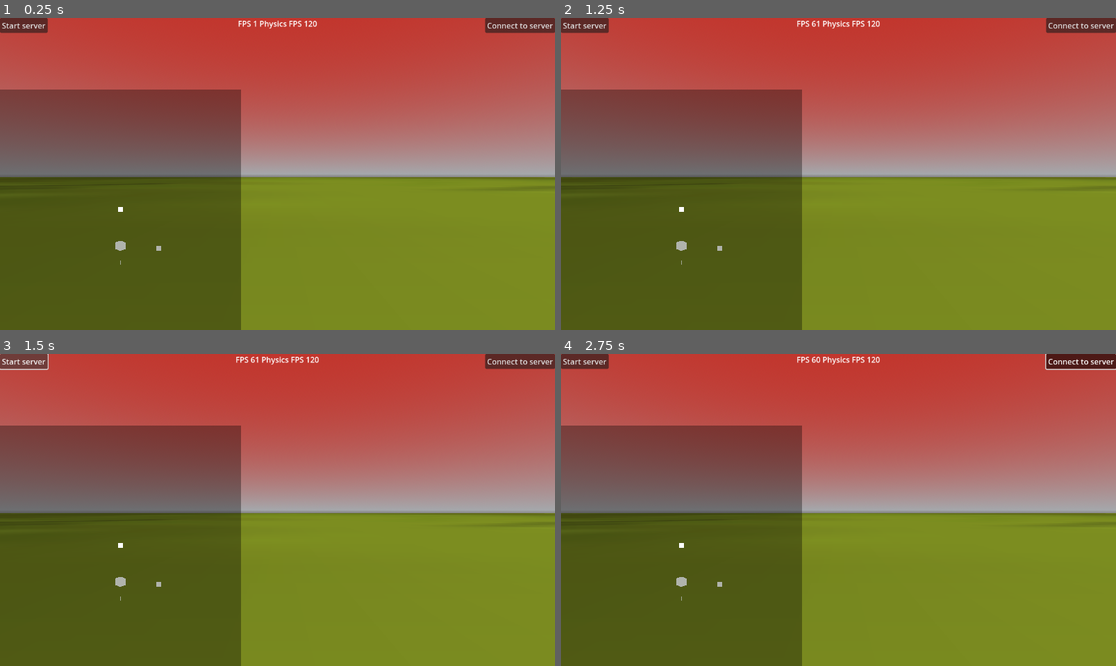
Above: before the commit, frames 1-4 (two rows, left to right).
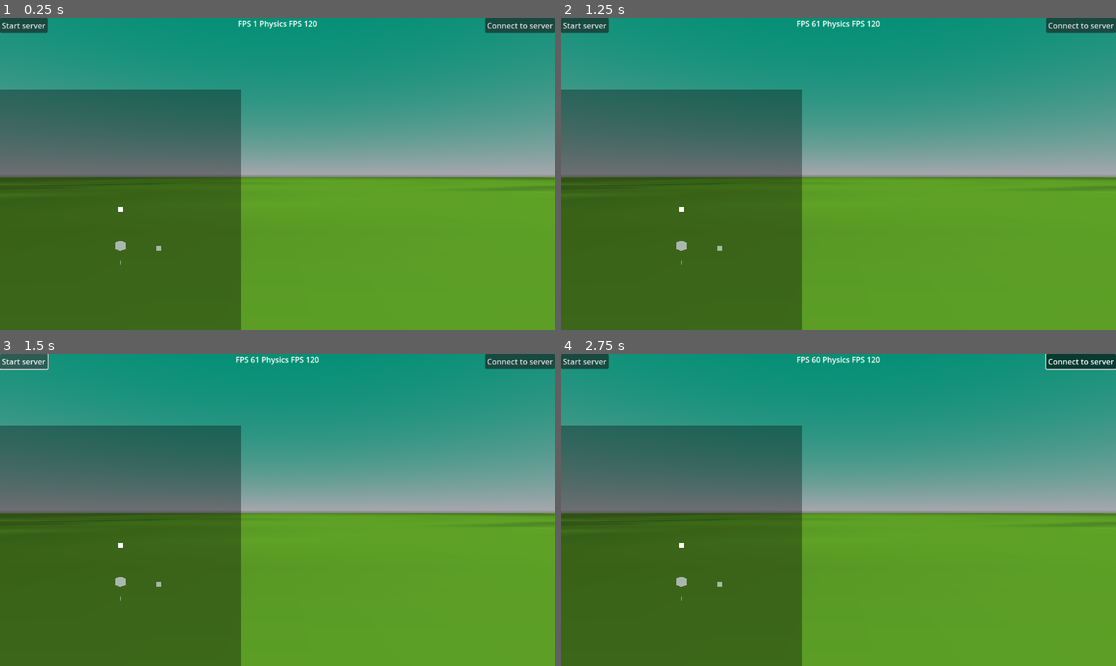
Above: after the commit, the same moments.

Repository: Gabooot/rebuild
Game: Godot game, scene res://game.tscn
Same seed, same stepped clock (60 frames per second), same inputs: the game is played once before the commit and once after it.
Inputs:
- Up to frame 1 (0.25 s): no input
- Up to frame 2 (1.25 s): tap Enter at 0.5 s; hold Right (turn_right) from 0.53 s (still down); hold Space (jump) from 0.53 s (still down); tap S (shoot) at 0.6 s
- Up to frame 3 (1.5 s): release Right (turn_right) at 1.25 s; release Space (jump) at 1.25 s; click "Start server" at 1.25 s
- Up to frame 4 (2.75 s): click "Connect to server" at 2 s

The runs differ from the first frame. In frame 1, 74% of the frame differs, in the area x 0-100%, y 0-100%; in frame 2, 74%; in frame 3, 74%; in frame 4, 74%.

Commit message:
bullet improvements

Diff:
--- a/bullet.tscn
+++ b/bullet.tscn
@@ -11,10 +11,10 @@
 
 [node name="collider" type="CollisionShape3D" parent="."]
 transform = Transform3D(0.05, 0, 0, 0, 0.05, 0, 0, 0, 0.05, 0, 0, 0)
-shape = SubResource("SphereShape3D_w403u")
+shape = SubResource("SphereShape3D_3ch2t")
 
 [node name="bulletlight" type="OmniLight3D" parent="."]
-visible = false
+light_volumetric_fog_energy = 0.0
 
 [node name="mob" parent="." instance=ExtResource("2_j7aop")]
 transform = Transform3D(0.1, 0, 0, 0, 0.1, 0, 0, 0, 0.1, 0, 0, 0)
--- a/client.gd
+++ b/client.gd
@@ -19,7 +19,7 @@
 func connect_to_server():
 	var data = %player/collision.input_stream[-1]
 	%player/collision.input_stream = [%player/collision.input_stream[-1]]
-	data = [data.rotation, data.speed, float(data.jumped), float(data.shot_fired)]
+	data = [data.rotation, data.speed, float(data.jumped), float(data.shot_fired), float(Time.get_ticks_msec())]
 	if !is_connected and is_client:
 		udp.put_packet(PackedFloat32Array(data).to_byte_array())
 	elif is_client:
@@ -31,7 +31,7 @@
 
 func send_player_movement() -> void:
 	var data = %player/collision.input_stream[-1]
-	data = [data.rotation, data.speed, float(data.jumped), float(data.shot_fired)]
+	data = [data.rotation, data.speed, float(data.jumped), float(data.shot_fired), float(Time.get_ticks_msec())]
 	udp.put_packet(PackedFloat32Array(data).to_byte_array())
 
 
--- a/game.tscn
+++ b/game.tscn
@@ -95,11 +95,10 @@
 material = SubResource("StandardMaterial3D_13xql")
 
 [sub_resource type="ProceduralSkyMaterial" id="ProceduralSkyMaterial_yh5wh"]
-sky_top_color = Color(0.768627, 0.180392, 0.145098, 1)
+sky_top_color = Color(0, 0.556863, 0.447059, 1)
 
 [sub_resource type="Sky" id="Sky_sqbtf"]
 sky_material = SubResource("ProceduralSkyMaterial_yh5wh")
-radiance_size = 4
 
 [sub_resource type="Environment" id="Environment_7rpx0"]
 background_mode = 2
--- a/player.gd
+++ b/player.gd
@@ -25,15 +25,12 @@
 	pass
 
 func _physics_process(delta):
-	'''if len(recent_server_data) > 7:
-		print("position: ", self.global_transform.origin.z, " server: ", recent_server_data[-7].origin.z, " packet#: ",\
-			recent_server_data[-7].packet_number, " # inputs: ", len(self.input_stream))'''
 	get_player_input()
 	#print(input_stream)
 	var data = null
 
 	if len(self.recent_server_data) > 7:
-		data = self.recent_server_data[-5]
+		data = self.recent_server_data[-7]
 		#self.velocity = data.velocity
 		if data.packet_number > current_packet_number:
 			current_packet_number = data.packet_number
@@ -70,7 +67,6 @@
 	if Input.is_action_pressed("jump"):
 		game_input.jumped = true
 	if Input.is_action_just_released("shoot"):
-		print("shoot!")
 		game_input.shot_fired = true
 
 	input_stream.append(game_input)
--- a/project.godot
+++ b/project.godot
@@ -88,14 +88,17 @@
 [rendering]
 
 renderer/rendering_method="mobile"
-lights_and_shadows/directional_shadow/soft_shadow_filter_quality=0
-lights_and_shadows/positional_shadow/soft_shadow_filter_quality=0
+lights_and_shadows/directional_shadow/size=8192
+lights_and_shadows/directional_shadow/16_bits=false
 gl_compatibility/item_buffer_size=8192
 shader_compiler/shader_cache/strip_debug=true
 reflections/sky_reflections/texture_array_reflections=false
 global_illumination/gi/use_half_resolution=true
 textures/default_filters/use_nearest_mipmap_filter=true
 textures/default_filters/anisotropic_filtering_level=0
+camera/depth_of_field/depth_of_field_bokeh_shape=0
+camera/depth_of_field/depth_of_field_bokeh_quality=0
+camera/depth_of_field/depth_of_field_use_jitter=true
 environment/ssao/quality=0
 environment/ssil/quality=0
 environment/glow/upscale_mode=0
--- a/server.gd
+++ b/server.gd
@@ -39,18 +39,25 @@
 	for i in range(0, peers.size()):
 		var tank = game.get_node(str(i) + "/tank")
 		if peers[i].get_available_packet_count() > 0:
-			tank.current_input = extract_packet_data(get_most_recent_packet(peers[i]))
+			tank.current_input = get_most_recent_packet(peers[i])
 			#print(tank.current_input)
 
-func get_most_recent_packet(peer : PacketPeerUDP) -> PackedByteArray:
+func get_most_recent_packet(peer : PacketPeerUDP) -> Dictionary:
 	var packets = Array()
 	var shot_fired = false
 	for i in range(peer.get_available_packet_count()):
-		packets.append(peer.get_packet())
+		packets.append(extract_packet_data(peer.get_packet()))
+		packets.sort_custom(func(a, b): return a.player_tick > b.player_tick)
+	for packet in packets:
+		if packet.shot_fired:
+			packets[-1].shot_fired = true
+			break
+		else:
+			pass
 	return packets[-1]
 
 func extract_packet_data(packet) -> Dictionary:
-	var player_input = {"rotation": 0.0, "speed": 0.0, "jumped": false, "shot_fired": false}
+	var player_input = {"rotation": 0.0, "speed": 0.0, "jumped": false, "shot_fired": false, "player_tick": 0}
 	var data = packet.to_float32_array()
 	player_input.rotation = data[0]
 	player_input.speed = data[1]
@@ -58,6 +65,7 @@
 		player_input.jumped = true
 	if data[3] > 0:
 		player_input.shot_fired = true
+	player_input.player_tick = data[4]
 	return player_input
 
 func send_positions() -> void:
--- a/tank.gd
+++ b/tank.gd
@@ -19,7 +19,6 @@
 	self.velocity = input_to_velocity(current_input, delta)
 	move_and_slide()
 	if current_input.shot_fired:
-		print("server shoot!")
 		self.shoot()
 		self.shot_fired = true
 	else:
Not shown: 1 places in bullet.tscn that only renumber resources
